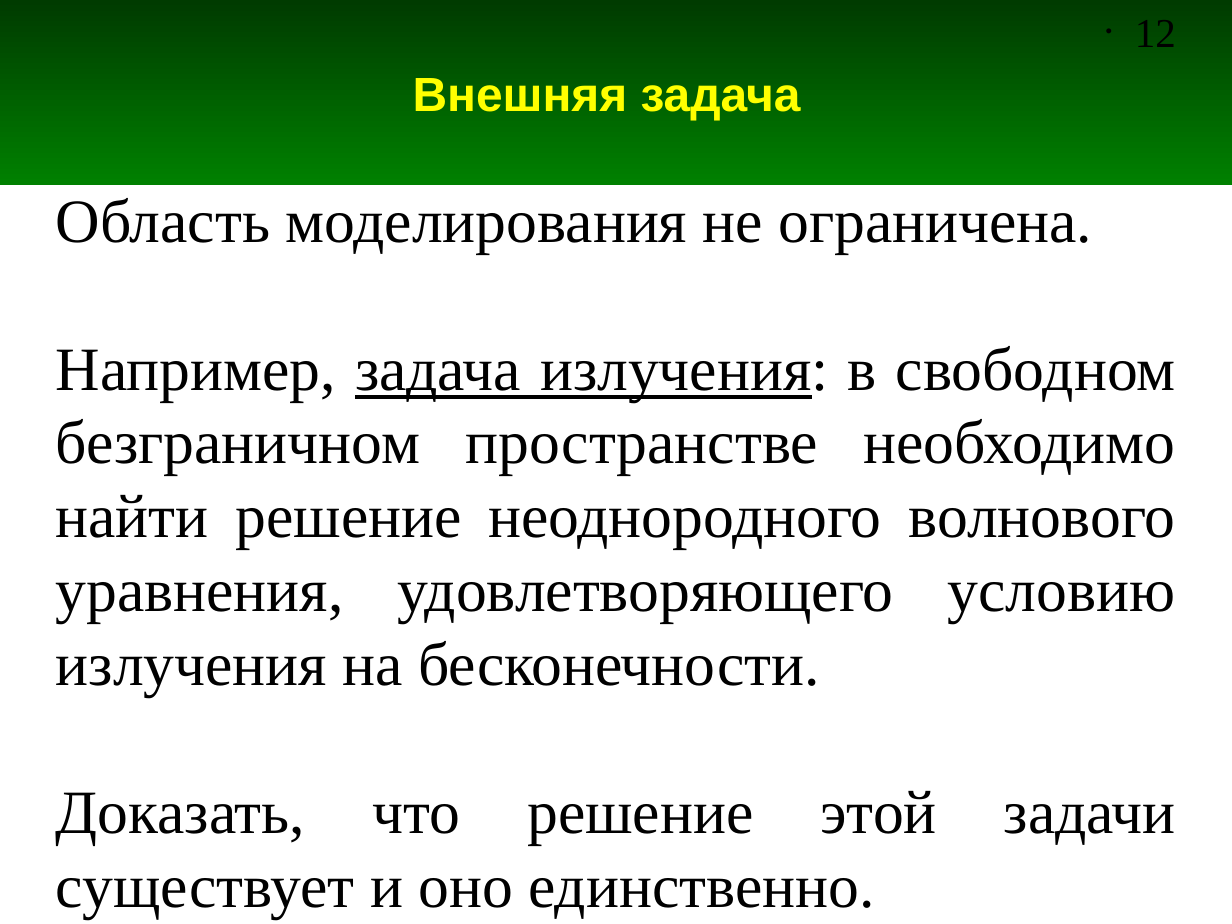
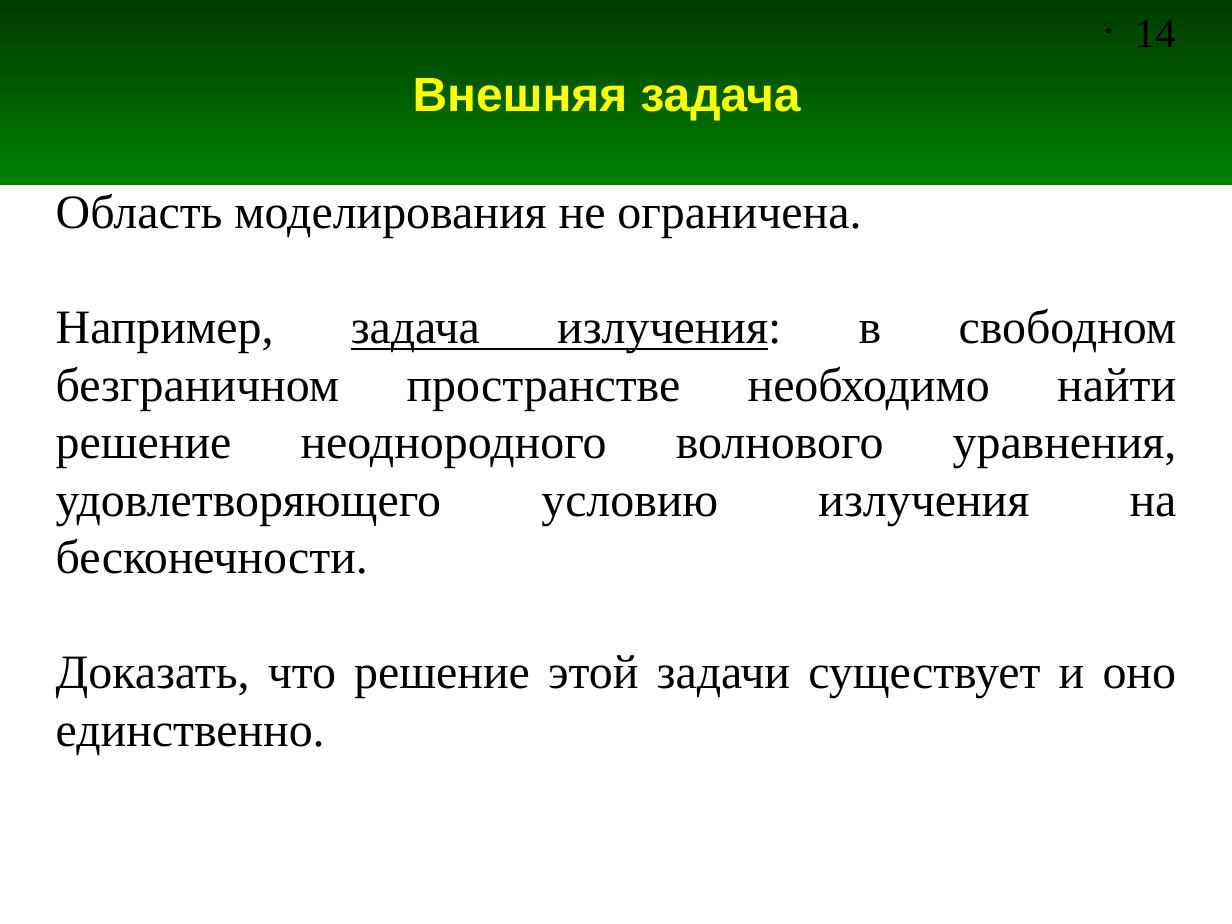
Before and after one commit to andris0147sv/modelling, a slide deck: slide 14 of presentations/1. Problem Statement.odp (slide 12 before the commit). Drawn at 1232x924 pixels with LibreOffice and Linux fonts; fonts in the diff are those of the drawing. Boxes give left, top, right and bottom in pixels: in the first picture for what was removed or moved away, otherwise in the second. Text is boxed around its words. In the diff, an @@ line names an element or a change of style, - is before the commit and + after.

```diff
--- a/presentations/1. Problem Statement.odp
+++ b/presentations/1. Problem Statement.odp
@@ page number at <box>1135,20,1176,47</box>: text changed @@
-• 12
+• 14
@@ text "Область моделирования не ограничена." at <box>56,193,1177,756</box>: size 36 to 28 pt @@
```
Also in this commit, not shown: 8 other slides changed, 3 slides added, 3 other files.
